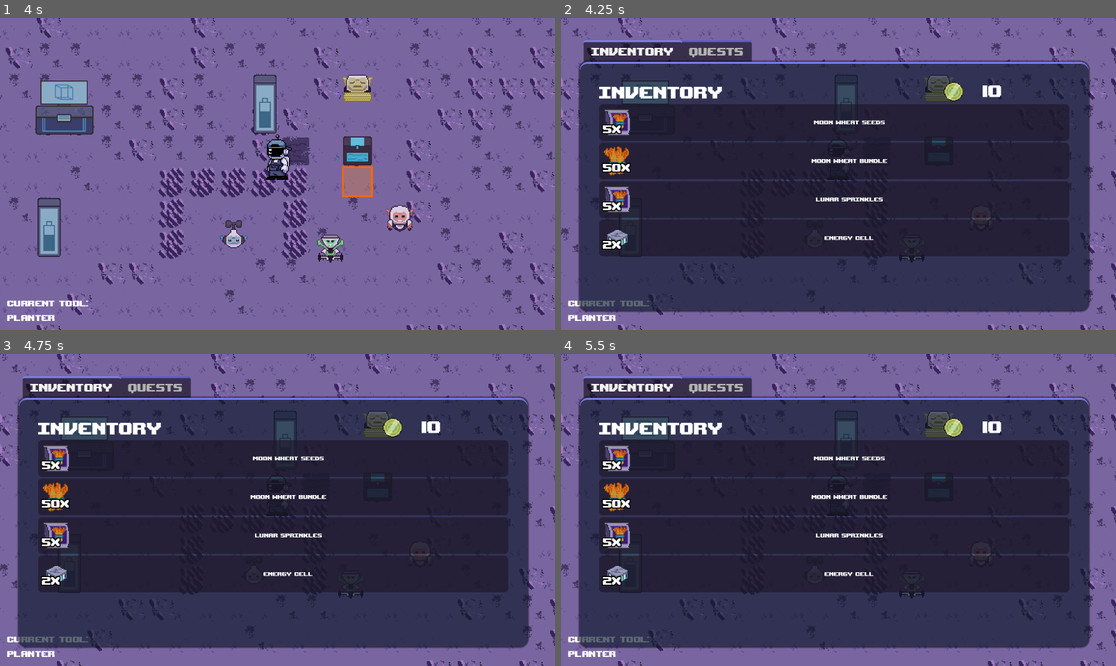
Above: before the commit, frames 1-4 (two rows, left to right).
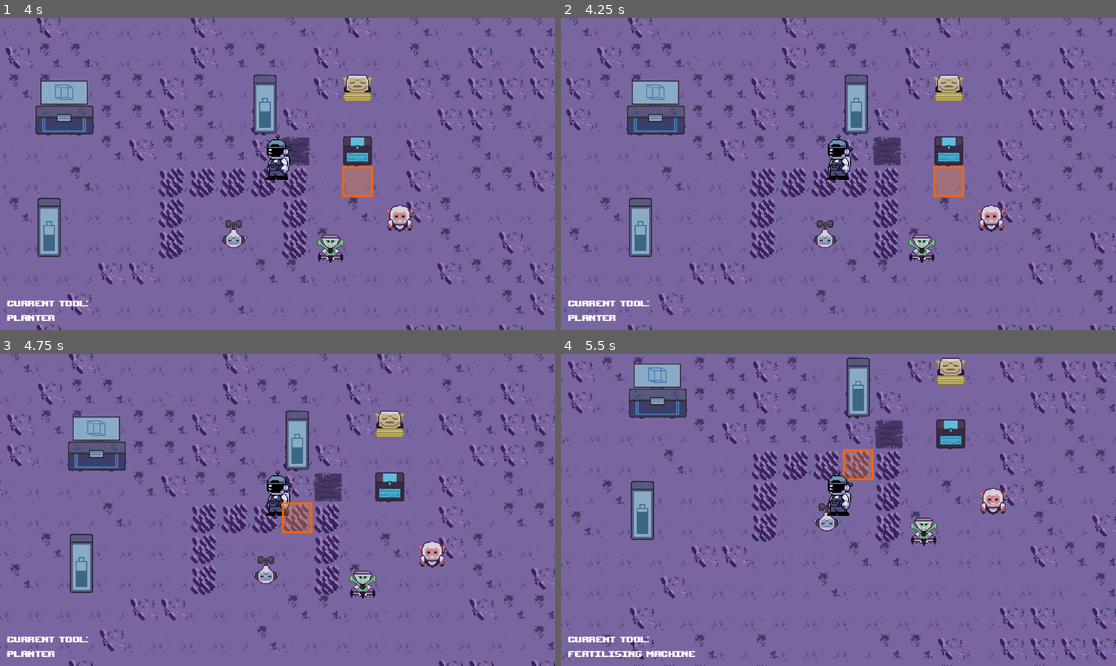
Above: after the commit, the same moments.

Repository: DevFTB/Moonbeam-Meadows
Game: Godot game, scene res://Level/moon.tscn
Same seed, same stepped clock (60 frames per second), same inputs: the game is played once before the commit and once after it.
Inputs (mouse positions are in pixels of both pictures, inside the frame that each line leads up to):
- Up to frame 1 (4 s): tap Enter at 0.5 s; move the mouse to (399, 158) at 0.52 s; hold D (move_right) 0.53-1.25 s; hold E (interact) 0.53-1.25 s; click (399, 158) at 0.67 s; drag from (166, 189) to (299, 105) at 1.27 s; tap Space at 2 s; move the mouse to (333, 105) at 2.02 s; hold D (move_right) 2.03-2.75 s; hold F (pickup) 2.03-2.75 s; click (333, 105) at 2.17 s; tap E (interact) at 2.3, 3.8 s; drag from (249, 236) to (11, 105) at 2.77 s; move the mouse to (444, 220) at 3.52 s; hold A (move_left) from 3.53 s (still down); hold 2 (select_tool2) from 3.53 s (still down); click (444, 220) at 3.67 s
- Up to frame 2 (4.25 s): keep holding A (move_left); keep holding 2 (select_tool2); tap Tab (open_menu) at 4.15 s
- Up to frame 3 (4.75 s): release A (move_left) at 4.25 s; release 2 (select_tool2) at 4.25 s; drag from (111, 463) to (377, 488) at 4.27 s
- Up to frame 4 (5.5 s): tap Enter at 5 s; move the mouse to (866, 510) at 5.02 s; hold S (move_down) from 5.03 s (still down); hold 4 (select_tool4) from 5.03 s (still down); click (866, 510) at 5.17 s; tap E (interact) at 5.3 s

Frame 1 is identical in both runs. In frame 2, 77% of the frame differs, in the area x 0-100%, y 0-100%; in frame 3, 77%; in frame 4, 79%.

Commit message:
fixed gui exclusivity issues

Diff:
--- a/GUI/DepositBoxGUI.gd
+++ b/GUI/DepositBoxGUI.gd
@@ -1,6 +1,4 @@
-extends Control
-signal opened_menu
-signal closed_menu
+extends OverscreenGUI
 
 var deposit_box : DepositBox
 var inventory_button_list = preload("res://GUI/inventory_button_list.tscn")
@@ -26,6 +24,3 @@
 func on_item_selected(item : InventoryItem, amount :int) -> void:
 	deposit_box.transfer_to_player(item, amount)
 	pass
-
-func can_show():
-	return not get_parent().get_children().filter(func(x): return x != self).any(func(x): return x.visible)
--- /dev/null
+++ b/GUI/OverscreenGUI.gd
@@ -0,0 +1,14 @@
+extends Control
+class_name OverscreenGUI
+
+signal opened_menu
+signal closed_menu
+
+func update_gui():
+	pass
+
+func can_show():
+	return not get_parent().get_children().filter(func(x): return x != self).any(func(x): return x.is_active())
+
+func is_active() -> bool:
+	return visible
--- a/GUI/PhoneGUI.gd
+++ b/GUI/PhoneGUI.gd
@@ -1,14 +1,7 @@
-extends TabContainer
-
-signal opened_menu
-signal closed_menu
-# Called when the node enters the scene tree for the first time.
-func _ready():
-	pass # Replace with function body.
-
+extends OverscreenGUI
 
 func _input(event):
-	if event is InputEventKey and event.is_action_pressed("open_menu") and not get_parent().get_children().filter(func(x): return x != self).any(func(x): return x.visible):
+	if event is InputEventKey and event.is_action_pressed("open_menu") and can_show():
 		visible = !visible
 		if visible == true:
 			opened_menu.emit()
--- a/Level/Energy Station/EnergyStationGUI.gd
+++ b/Level/Energy Station/EnergyStationGUI.gd
@@ -1,4 +1,4 @@
-extends Control
+extends OverscreenGUI
 
 @export var robot_list_tile = preload("res://Level/Energy Station/robot_list_tile.tscn")
 @export var path_editing_gui : Control
@@ -11,12 +11,16 @@
 
 signal changed_energy_station(energy_station: EnergyStation)
 signal changed_selected_robot(robot: Robot)
-signal opened_menu
-signal closed_menu
 var level
 # Called when the node enters the scene tree for the first time.
 func _ready():
+	visibility_changed.connect(
+	func(): if visible:
+		hide_popup($RobotSelectionPopup)
+		hide_popup($AddUpgradesPopup)
+	)
 	identify_camera.finished_tracking.connect(on_identify_camera_finished_tracking)
+
 	level = get_node("/root/Level")
 	path_editing_gui.finished_editing.connect(end_editing)
 	update_gui()
@@ -43,8 +47,6 @@
 	energy_station.interacting_player.get_inventory(InventoryItem.ItemType.ROBOT_UPGRADE).add(upgrade_entity.upgrade.upgrade_item, 1)
 
 	pass
-
-
 
 func update_gui():
 	if selected_robot != null:
@@ -84,8 +86,6 @@
 	energy_station.hide_area()
 	pass
 
-func can_show():
-	return not get_parent().get_children().filter(func(x): return x != self).any(func(x): return x.visible)
 
 func _on_add_robot_button_pressed():
 	show_popup($RobotSelectionPopup)
@@ -137,3 +137,9 @@
 		selected_robot.add_upgrade(level.lookup_robot_upgrade(item))
 	robot_upgrade_gui.update_gui()
 	pass # Replace with function body.
+
+func is_active():
+	return visible or $AddUpgradesPopup.visible or $RobotSelectionPopup.visible or path_editing_gui.visible
+
+func can_show():
+	return super.can_show() and not path_editing_gui.visible
--- /dev/null
+++ b/Level/GridSquareSelector.gd
@@ -0,0 +1,25 @@
+extends Node2D
+
+@onready var level = get_node("/root/Level")
+@export var grid_size = 32
+
+@export var valid_colour: Color
+@export var invalid_colour: Color
+var valid_cb : Callable
+
+var grid_position = Vector2(0,0)
+
+func _process(delta):
+	if visible:
+		queue_redraw()
+
+func _draw():
+	var mouse_position = get_global_mouse_position()
+	grid_position = Vector2(floor(mouse_position.x / grid_size), floor(mouse_position.y / grid_size))
+	if valid_cb:
+		if valid_cb.call(get_global_mouse_position()):
+			draw_rect(Rect2(grid_position * grid_size ,Vector2(32,32)), valid_colour, false, 4.0)
+		else:
+			draw_rect(Rect2(grid_position * grid_size ,Vector2(32,32)), invalid_colour, false, 4.0)
+	else:
+		draw_rect(Rect2(grid_position * grid_size ,Vector2(32,32)), valid_colour, false, 4.0)
--- a/Level/Trade Station/TradeStationGUI.gd
+++ b/Level/Trade Station/TradeStationGUI.gd
@@ -1,4 +1,4 @@
-extends Control
+extends OverscreenGUI
 
 var buy_gui_scene = preload("res://Level/Trade Station/ts_buy_item_gui.tscn")
 var sell_gui_scene = preload("res://Level/Trade Station/ts_sell_item_gui.tscn")
@@ -11,8 +11,6 @@
 @onready var level = get_node("/root/Level")
 
 var trade_station : Node = null
-signal opened_menu
-signal closed_menu
 func _ready():
 	visibility_changed.connect(update_gui)
 	generate_items(buy_seed_parent, buy_gui_scene, level.crops.map(func(c): return c.seed_item))
@@ -31,9 +29,6 @@
 		for child in parent.get_children():
 			child.update_gui()
 
-func can_show():
-	return not get_parent().get_children().filter(func(x): return x != self).any(func(x): return x.visible)
-
 func set_trade_station(new_trade_station: Node):
 	trade_station = new_trade_station
 
--- a/Level/moon.tscn
+++ b/Level/moon.tscn
@@ -54,6 +54,7 @@
 [ext_resource type="Resource" uid="uid://b7gg7aeaesstg" path="res://Robots/Robot Upgrades/Energy Cell/upgrade_energy_cell.tres" id="45_s4v6b"]
 [ext_resource type="Resource" uid="uid://g4oi702uwa3t" path="res://Robots/Robot Upgrades/Motor/upgrade_motor.tres" id="46_tehid"]
 [ext_resource type="Script" path="res://Level/IdentifyCamera.gd" id="49_5eap5"]
+[ext_resource type="Script" path="res://Level/GridSquareSelector.gd" id="55_6u3el"]
 
 [sub_resource type="RectangleShape2D" id="RectangleShape2D_m3fxa"]
 size = Vector2(30, 26)
@@ -232,6 +233,11 @@
 inventory = {
 ExtResource("19_fwa5x"): 2
 }
+
+[node name="GridSquareSelector" type="Node2D" parent="."]
+script = ExtResource("55_6u3el")
+valid_colour = Color(0, 0.87451, 0, 1)
+invalid_colour = Color(0.905882, 0, 0, 1)
 
 [node name="CanvasLayer" type="CanvasLayer" parent="."]
 
--- a/Robots/PathSelectionGUI.gd
+++ b/Robots/PathSelectionGUI.gd
@@ -15,10 +15,11 @@
 @onready var grid_path_line = get_node("/root/Level/GridPathLine")
 @onready var player = get_node("/root/Level/Player")
 @onready var editing_camera = get_node("/root/Level/EditingCamera")
-
+@onready var grid_square_selector = get_node("/root/Level/GridSquareSelector")
 func _ready():
+	grid_square_selector.valid_cb = check_pos
+	grid_square_selector.hide()
 	pass # Replace with function body.
-
 
 func start_editing(robot: Robot, energy_station: EnergyStation):
 	current_robot = robot
@@ -26,6 +27,7 @@
 	grid_positions = robot.path.duplicate()
 
 	grid_path_line.visible = true
+	grid_square_selector.show()
 	visible = true
 
 	editing_camera.position = player.global_position
@@ -40,16 +42,23 @@
 	grid_path_line.set_points(grid_positions.map(func(x): return level.map_to_local(x)))
 	pass
 
-func check_pos(mouse_position: Vector2):
-	var new_point = level.local_to_map(mouse_position)
-	var is_not_same = grid_positions.size() == 0 or grid_positions.back() != new_point
-	var is_traversible = level.get_cell_tile_data(0, new_point).get_custom_data("r_traversible")
-	var is_continuous = grid_positions.size() == 0 or (grid_positions.back() - new_point).length() == 1
-	if is_not_same and is_traversible and is_continuous:
-		grid_positions.append(new_point)
+func add_pos(mouse_position: Vector2):
+	if check_pos(mouse_position):
+		grid_positions.append(level.local_to_map(mouse_position))
+		update_path_visual()
 
-		update_path_visual()
-	pass
+func check_pos(mouse_position: Vector2) -> bool:
+	if current_energy_station:
+		var new_point = level.local_to_map(mouse_position)
+		if grid_positions.size() == 0:
+			return current_energy_station.is_power_tile(new_point)
+		else:
+			var is_not_same = grid_positions.back() != new_point
+			var is_traversible = level.get_cell_tile_data(0, new_point).get_custom_data("r_traversible")
+			var is_continuous = (grid_positions.back() - new_point).length() == 1
+			return is_not_same and is_traversible and is_continuous
+	else:
+		return false
 
 func _gui_input(event):
 	if event is InputEventMouseButton:
@@ -62,12 +71,12 @@
 		var mouse_pos = player.get_global_mouse_position()
 		if dragging:
 			if event.relative.length() > minimum_motion:
-				check_pos(mouse_pos)
+				add_pos(mouse_pos)
 				pass
 			else:
 				if (mouse_pos - last_mouse_pos).length() > 8:
 					last_mouse_pos = mouse_pos
-					check_pos(mouse_pos)
+					add_pos(mouse_pos)
 		pass
 
 
@@ -97,9 +106,9 @@
 	editing_camera.disable()
 	finished_editing.emit()
 	player.frozen = false
-	self.visible = false
-	grid_path_line.visible = false
-
+	hide()
+	grid_path_line.hide()
+	grid_square_selector.hide()
 	pass
 
 
Not shown: 1 places in Level/moon.tscn that only renumber resources
